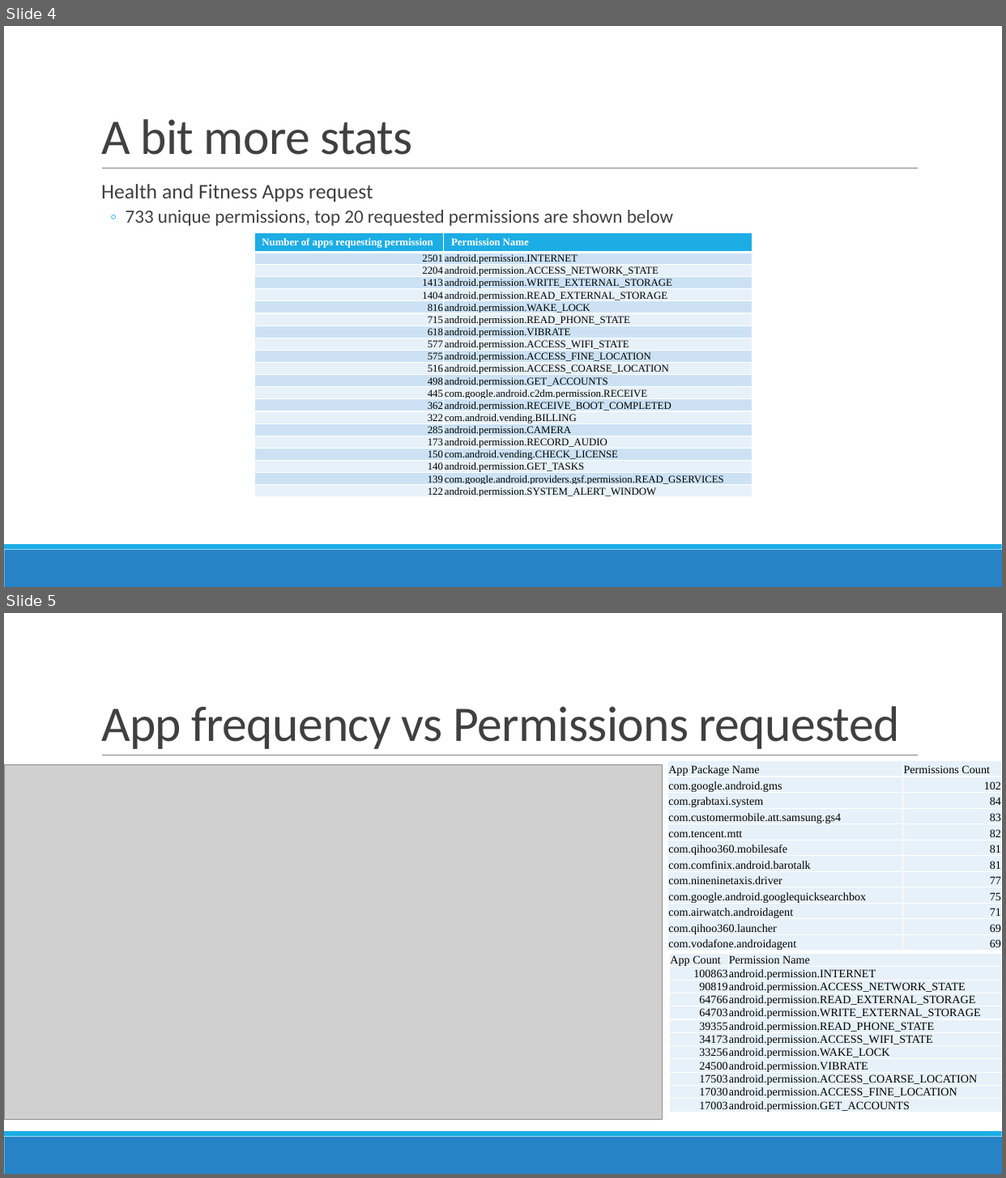
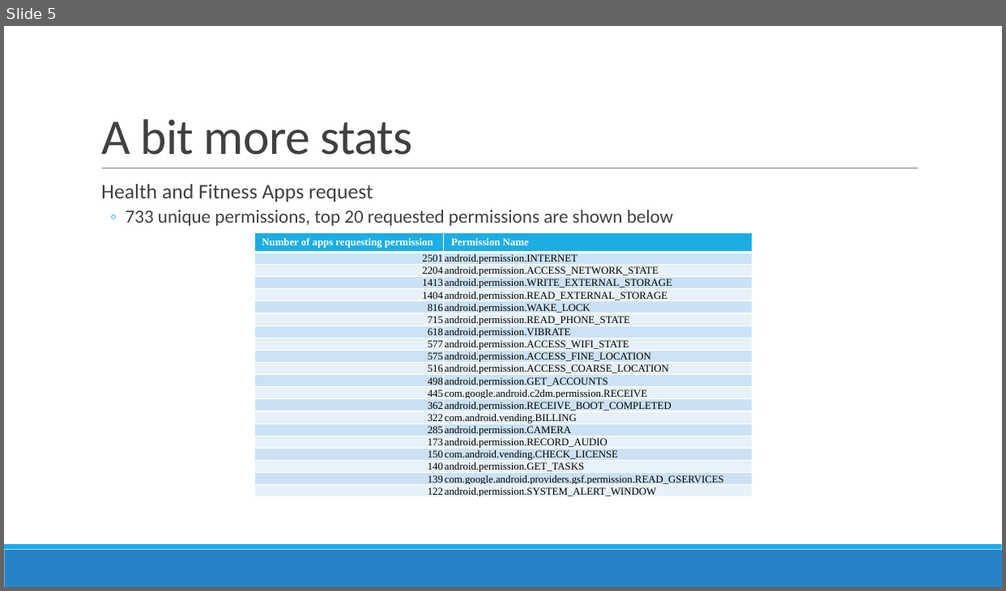
Before and after one commit to prajitdas/AndroidAnalytics, a slide deck: documentation/presentations/Google Play Store - Prajit.pptx. Shown one above the other, each under a label of ours: slides 4 and 5 before the commit, slide 5 after it. The pictures are 1006x1178 and 1006x591 pixels, drawn with LibreOffice and Linux fonts; fonts in the diff are those of the drawing; grey boxes stand for pictures. Boxes give left, top, right and bottom in pixels: in the first picture for what was removed or moved away, otherwise in the second. Text is boxed around its words. In the diff, an @@ line names an element or a change of style, - is before the commit and + after.

```diff
--- a/documentation/presentations/Google Play Store - Prajit.pptx
+++ b/documentation/presentations/Google Play Store - Prajit.pptx
@@ slide 5 removed at [4, 613, 1002, 1174], background #FFFFFF; not listed: 3 template elements that a slide beside it also shows @@
@@ title removed at [101, 706, 900, 749] @@
-App frequency vs Permissions requested
@@ picture removed at [4, 765, 662, 1120] @@
@@ table removed at [668, 760, 1002, 953], 12 rows, 2 columns @@
-App Package Name | Permissions Count
-com.google.android.gms | 102
-com.grabtaxi.system | 84
-com.customermobile.att.samsung.gs4 | 83
-com.tencent.mtt | 82
-com.qihoo360.mobilesafe | 81
-com.comfinix.android.barotalk | 81
-com.nineninetaxis.driver | 77
-com.google.android.googlequicksearchbox | 75
-com.airwatch.androidagent | 71
-com.qihoo360.launcher | 69
-com.vodafone.androidagent | 69
@@ table removed at [670, 954, 1001, 1123], 12 rows, 2 columns @@
-App Count | Permission Name
-100863 | android.permission.INTERNET
-90819 | android.permission.ACCESS_NETWORK_STATE
-64766 | android.permission.READ_EXTERNAL_STORAGE
-64703 | android.permission.WRITE_EXTERNAL_STORAGE
-39355 | android.permission.READ_PHONE_STATE
-34173 | android.permission.ACCESS_WIFI_STATE
-33256 | android.permission.WAKE_LOCK
-24500 | android.permission.VIBRATE
-17503 | android.permission.ACCESS_COARSE_LOCATION
-17030 | android.permission.ACCESS_FINE_LOCATION
-17003 | android.permission.GET_ACCOUNTS
@@ what was slide 4 is now slide 5 @@
```
Also in this commit, not shown: 4 slides changed, 5 slides added.
